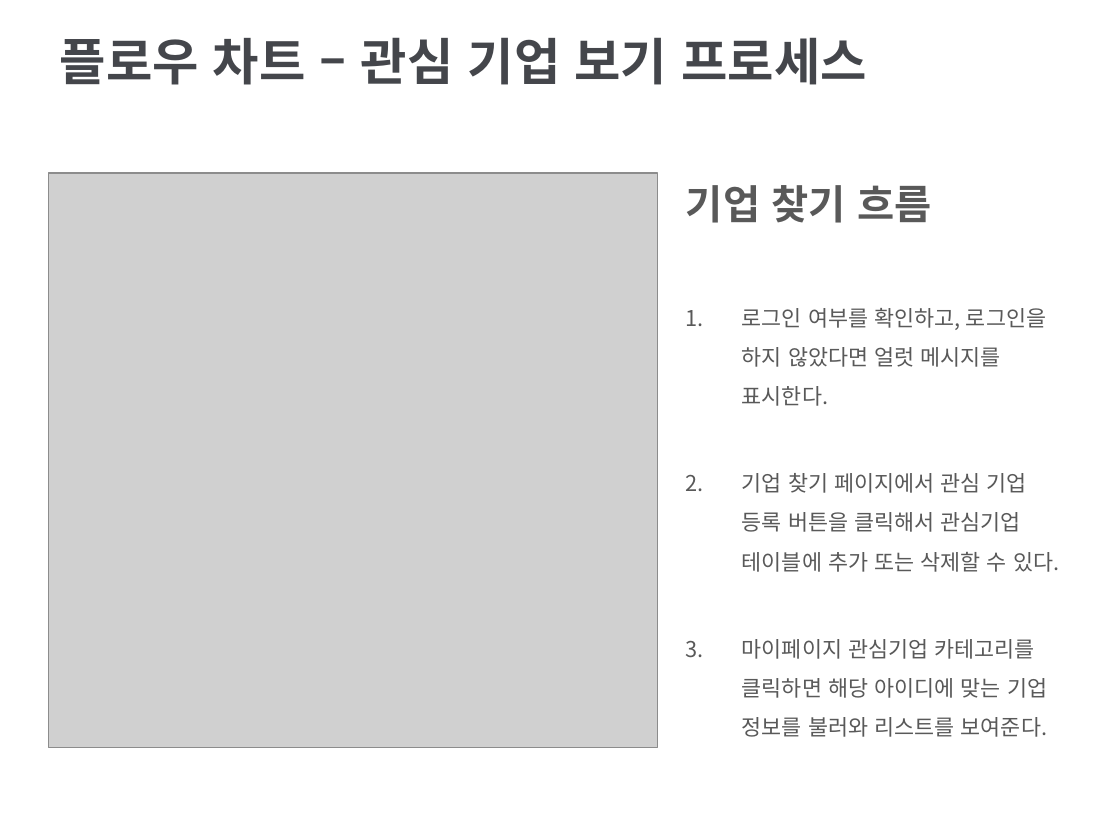
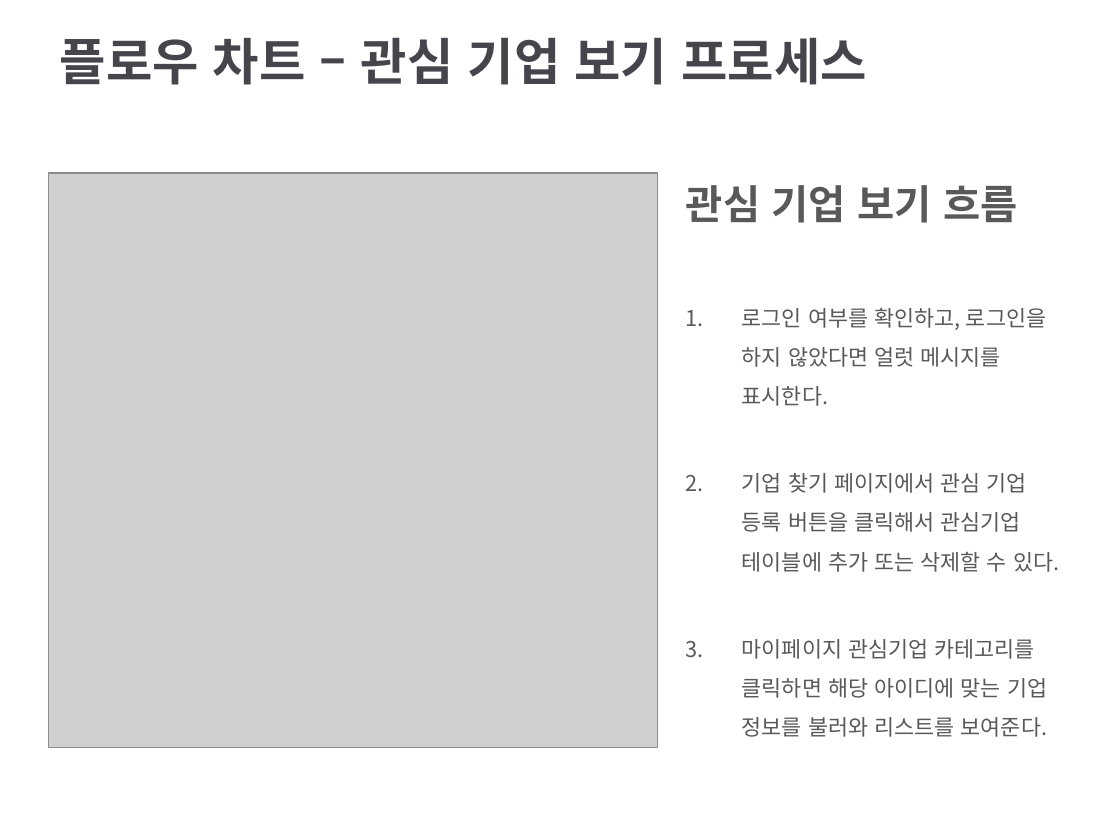
Before and after one commit to DrawGreen2021/Presentation, a slide deck: slide 31 of 팀 그릴그린 중간발표(사업계획서).pptx. Drawn at 1120x840 pixels with LibreOffice and Linux fonts; fonts in the diff are those of the drawing; grey boxes stand for pictures; background and template pictures are left out. Boxes give left, top, right and bottom in pixels: in the first picture for what was removed or moved away, otherwise in the second. Text is boxed around its words. In the diff, an @@ line names an element or a change of style, - is before the commit and + after.

Commit message:
깃 플로우와 퍼트차트 수정. PPT 수정 및 보충.

```diff
--- a/팀 그릴그린 중간발표(사업계획서).pptx
+++ b/팀 그릴그린 중간발표(사업계획서).pptx
@@ text at box(686, 185, 1017, 223): text changed @@
-기업 찾기 흐름
+관심 기업 보기 흐름
```
Also in this commit, not shown: 9 other slides changed, 4 slides added, 2 slides removed, 2 other files.
